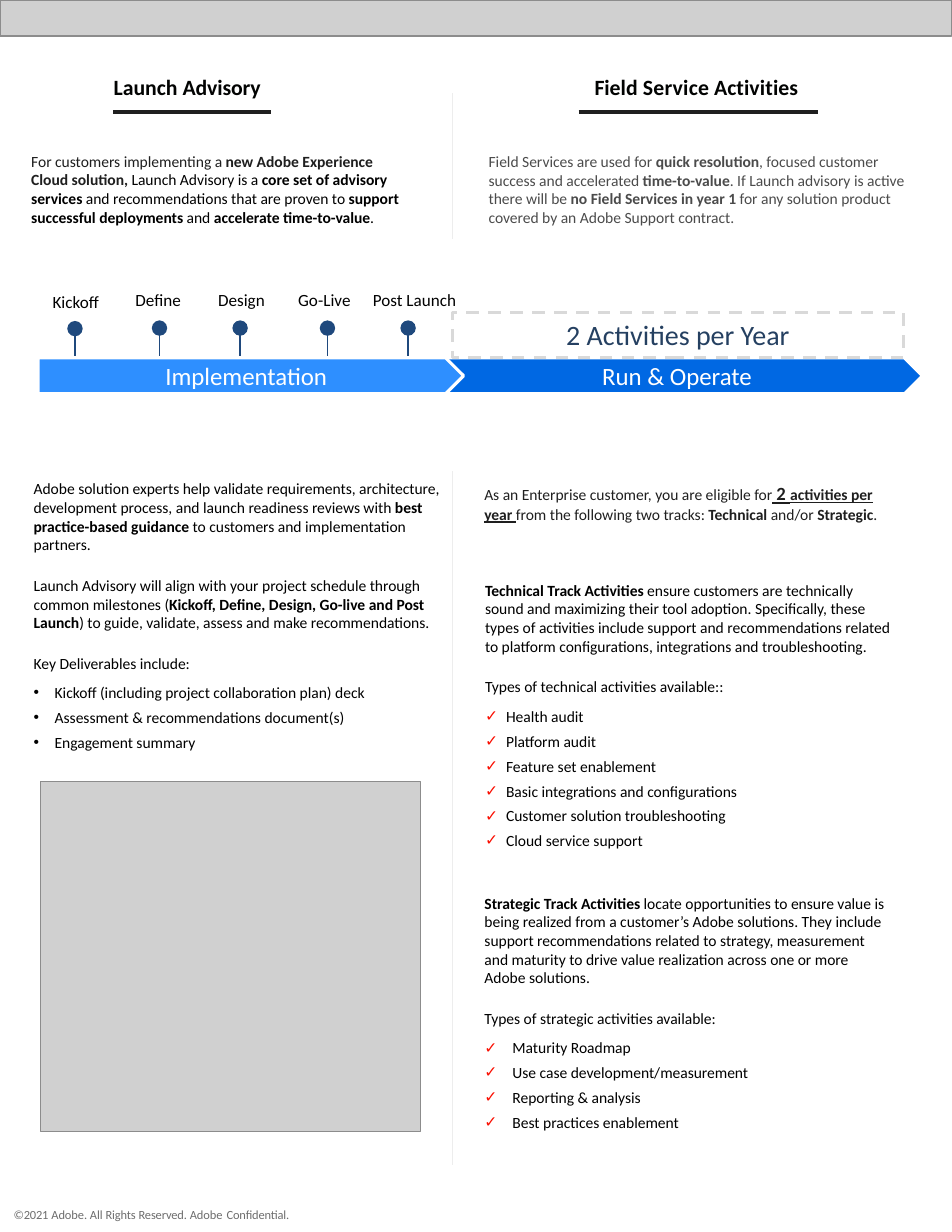
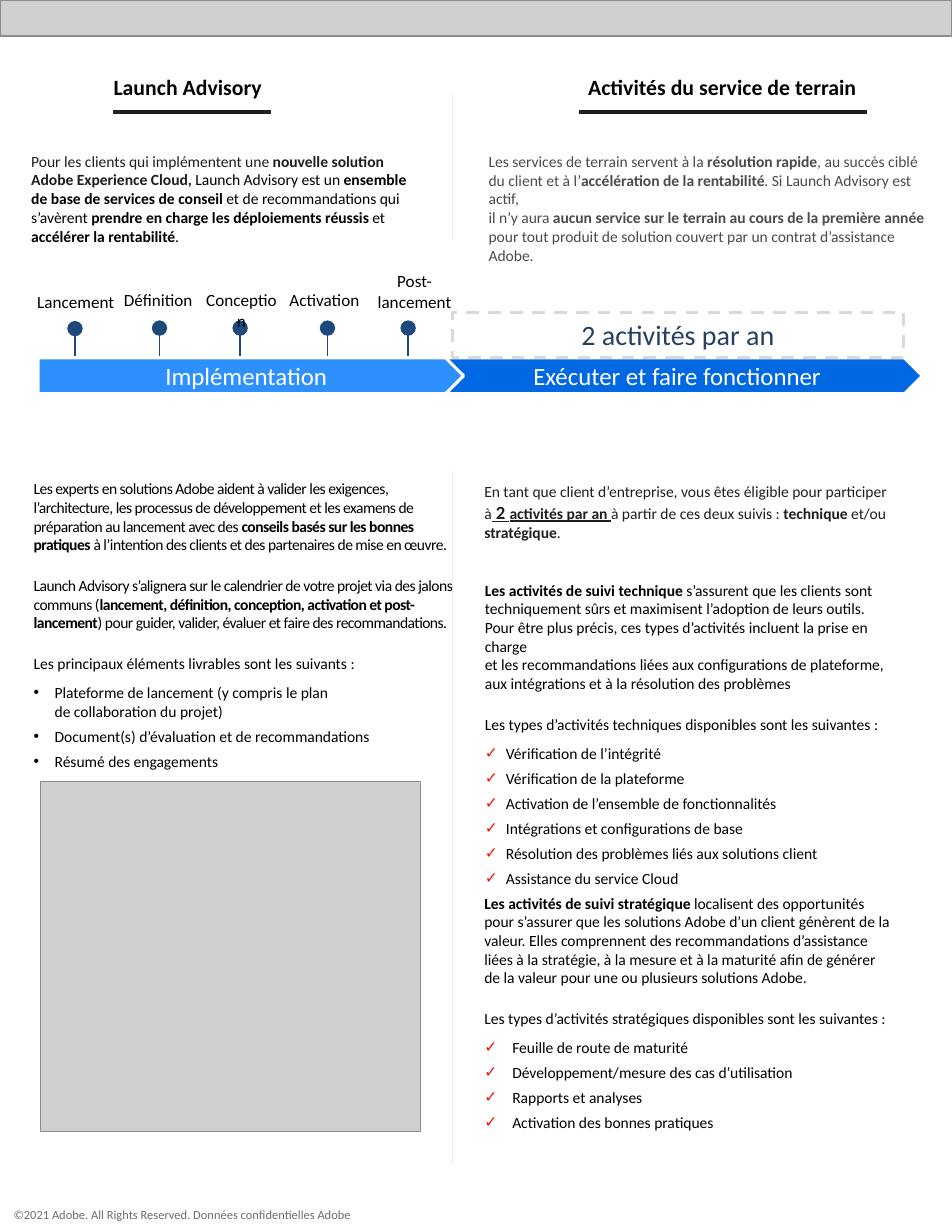
Before and after one commit to AdobeDocs/support-resources.fr-FR, a slide deck: slide 3 of help/data-sheets/assets/EnterpriseSupportDatasheet.pptx. Drawn at 952x1232 pixels with LibreOffice and Linux fonts; fonts in the diff are those of the drawing; grey boxes stand for pictures. Boxes give left, top, right and bottom in pixels: in the first picture for what was removed or moved away, otherwise in the second. Text is boxed around its words. In the diff, an @@ line names an element or a change of style, - is before the commit and + after.

```diff
--- a/help/data-sheets/assets/EnterpriseSupportDatasheet.pptx
+++ b/help/data-sheets/assets/EnterpriseSupportDatasheet.pptx
@@ text at box(588, 79, 856, 95): text changed @@
-Field Service Activities
+Activités du service de terrain
@@ freeform shape: place and size @@
-freeform shape at box(579, 112, 819, 119)
+freeform shape at box(579, 112, 867, 129)
@@ text at box(31, 156, 407, 226): text changed @@
-For customers implementing a new Adobe Experience Cloud solution, Launch Advisory is a core set of advisory services and recommendations that are proven to support successful deployments and accelerate time-to-value.
+Pour les clients qui implémentent une nouvelle solution Adobe Experience Cloud, Launch Advisory est un ensemble de base de services de conseil et de recommandations qui s’avèrent prendre en charge les déploiements réussis et accélérer la rentabilité.
@@ text at box(489, 156, 924, 261): text changed @@
-Field Services are used for quick resolution, focused customer success and accelerated time-to-value. If Launch advisory is active there will be no Field Services in year 1 for any solution product covered by an Adobe Support contract.
+Les services de terrain servent à la résolution rapide, au succès ciblé du client et à l’accélération de la rentabilité. Si Launch Advisory est actif,
+il n’y aura aucun service sur le terrain au cours de la première année pour tout produit de solution couvert par un contrat d’assistance Adobe.
@@ text at box(37, 297, 114, 308): text changed @@
-Kickoff
+Lancement
@@ text at box(124, 294, 192, 306): text changed @@
-Define
+Définition
@@ text at box(289, 294, 359, 306): text changed @@
-Go-Live
+Activation
@@ text at box(378, 276, 452, 308): text changed @@
-Post Launch
+Post-lancement
@@ text in rectangle at box(581, 325, 774, 350): text changed @@
-2 Activities per Year
+2 activités par an
@@ text in pentagon arrow at box(165, 367, 327, 389): text changed @@
-Implementation
+Implémentation
@@ text in pentagon arrow at box(533, 368, 821, 386): text changed @@
-Run & Operate
+Exécuter et faire fonctionner
@@ text at box(34, 483, 453, 770): text changed @@
-Adobe solution experts help validate requirements, architecture, development process, and launch readiness reviews with best practice-based guidance to customers and implementation partners.
-Launch Advisory will align with your project schedule through common milestones (Kickoff, Define, Design, Go-live and Post Launch) to guide, validate, assess and make recommendations.
-Key Deliverables include:
-• Kickoff (including project collaboration plan) deck
-• Assessment & recommendations document(s)
-• Engagement summary
+Les experts en solutions Adobe aident à valider les exigences, l’architecture, les processus de développement et les examens de préparation au lancement avec des conseils basés sur les bonnes pratiques à l’intention des clients et des partenaires de mise en œuvre.
+Launch Advisory s’alignera sur le calendrier de votre projet via des jalons communs (lancement, définition, conception, activation et post-lancement) pour guider, valider, évaluer et faire des recommandations.
+Les principaux éléments livrables sont les suivants :
+• Plateforme de lancement (y compris le plan
+  de collaboration du projet)
+• Document(s) d’évaluation et de recommandations
+• Résumé des engagements
@@ text at box(484, 486, 887, 541): text changed @@
-As an Enterprise customer, you are eligible for 2 activities per year from the following two tracks: Technical and/or Strategic.
+En tant que client d’entreprise, vous êtes éligible pour participer
+à 2 activités par an à partir de ces deux suivis : technique et/ou stratégique.
@@ text at box(234, 599, 305, 613): text changed @@
-Design
+Conception
@@ text at box(485, 585, 884, 884): text changed @@
-Technical Track Activities ensure customers are technically sound and maximizing their tool adoption. Specifically, these types of activities include support and recommendations related to platform configurations, integrations and troubleshooting.
-Types of technical activities available::
-✓ Health audit
-✓ Platform audit
-✓ Feature set enablement
-✓ Basic integrations and configurations
-✓ Customer solution troubleshooting
-✓ Cloud service support
+Les activités de suivi technique s’assurent que les clients sont techniquement sûrs et maximisent l’adoption de leurs outils.
+Pour être plus précis, ces types d’activités incluent la prise en charge
+et les recommandations liées aux configurations de plateforme,
+aux intégrations et à la résolution des problèmes
+Les types d’activités techniques disponibles sont les suivantes :
+✓ Vérification de l’intégrité
+✓ Vérification de la plateforme
+✓ Activation de l’ensemble de fonctionnalités
+✓ Intégrations et configurations de base
+✓ Résolution des problèmes liés aux solutions client
+✓ Assistance du service Cloud
@@ text at box(484, 898, 890, 1131): text changed @@
-Strategic Track Activities locate opportunities to ensure value is being realized from a customer’s Adobe solutions. They include support recommendations related to strategy, measurement and maturity to drive value realization across one or more Adobe solutions.
-Types of strategic activities available:
-✓ Maturity Roadmap
-✓ Use case development/measurement
-✓ Reporting & analysis
-✓ Best practices enablement
+Les activités de suivi stratégique localisent des opportunités pour s’assurer que les solutions Adobe d’un client génèrent de la valeur. Elles comprennent des recommandations d’assistance liées à la stratégie, à la mesure et à la maturité afin de générer de la valeur pour une ou plusieurs solutions Adobe.
+Les types d’activités stratégiques disponibles sont les suivantes :
+✓ Feuille de route de maturité
+✓ Développement/mesure des cas d’utilisation
+✓ Rapports et analyses
+✓ Activation des bonnes pratiques
@@ text at box(14, 1210, 351, 1221): text changed @@
-©2021 Adobe. All Rights Reserved. Adobe Confidential.
+©2021 Adobe. All Rights Reserved. Données confidentielles Adobe
```
Also in this commit, not shown: 1 other slide changed, 2 slides added, 2 slides removed, 7 other files.
